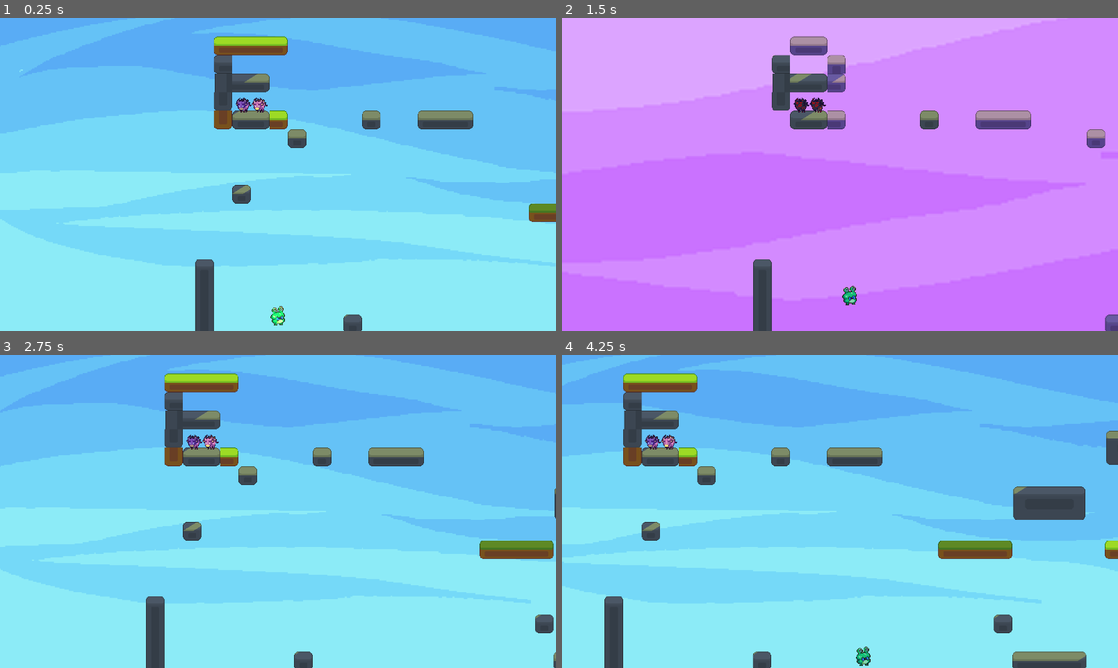
Above: before the commit, frames 1-4 (two rows, left to right).
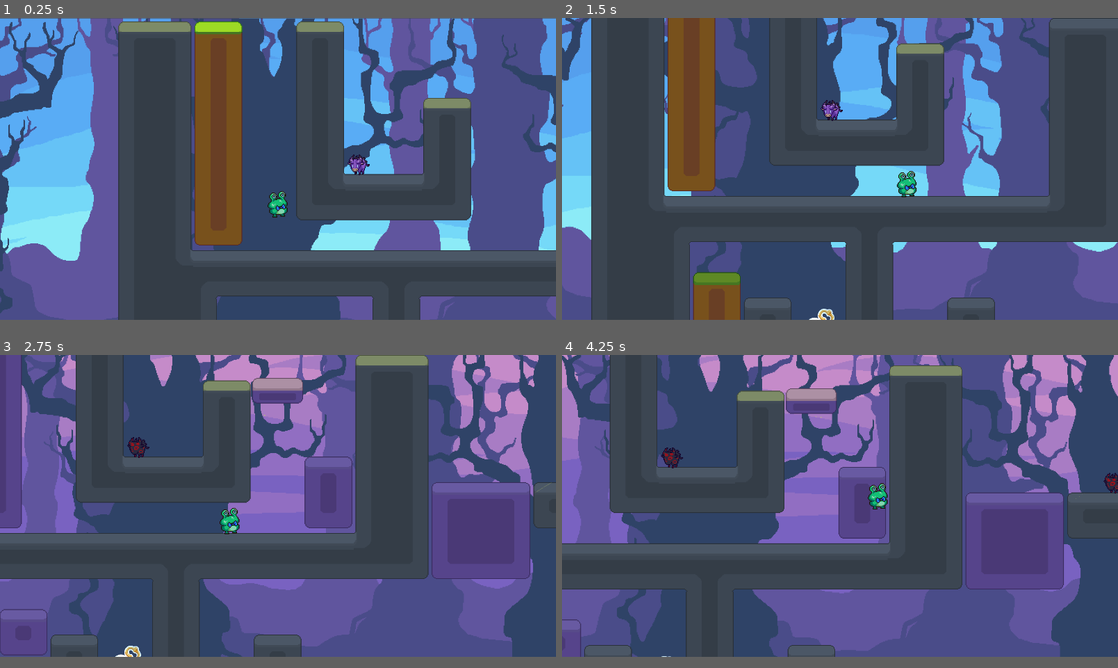
Above: after the commit, the same moments.

Repository: tjjoris/DEP_GoedWareJam
Game: Godot game, scene res://levels/level_jacob.tscn
Two runs of this game, one before a commit and one after it. Both use one fixed random seed, a clock stepped at 60 frames per second and the inputs below. Before the commit the project starts from res://levels/_level_blueprint.tscn.
Inputs:
- Up to frame 1 (0.25 s): no input
- Up to frame 2 (1.5 s): tap Enter at 0.5 s; hold E (phase_shift) 0.53-1.28 s; hold D (right) from 0.53 s (still down); tap Space (jump) at 0.77 s; tap E (phase_shift) at 1.35 s
- Up to frame 3 (2.75 s): tap Space (jump) at 1.52 s; release D (right) at 2.03 s; hold A (left) from 2.03 s (still down); hold E (phase_shift) from 2.03 s (still down)
- Up to frame 4 (4.25 s): release A (left) at 2.78 s; release E (phase_shift) at 2.78 s; hold D (right) from 2.78 s (still down); tap E (phase_shift) at 2.85 s; tap Space (jump) at 3.02, 3.77 s; hold E (phase_shift) from 3.53 s (still down)
In our replay, the window is 800x450 before the commit and 800x434 after it. These sizes can differ from the game's own. Grey fills any space a smaller window leaves; there, only what the larger window draws over its background counts as a difference.

The runs differ from the first frame. In frame 1, 83% of the frame differs, in the area x 0-100%, y 0-100%; in frame 2, 95%; in frame 3, 95%; in frame 4, 96%.

Commit message:
parallax background multi-layers and fixed display at 1600x760

Diff:
--- a/entity/player/player_basic.tscn
+++ b/entity/player/player_basic.tscn
@@ -23,11 +23,20 @@
 script = ExtResource("1_p721y")
 
 [node name="Camera2D" type="Camera2D" parent="."]
-offset = Vector2(0, -50)
 zoom = Vector2(2, 2)
-limit_top = 50
-limit_bottom = 0
+process_callback = 0
+limit_top = 0
+limit_bottom = 700
+limit_smoothed = true
 position_smoothing_enabled = true
+drag_horizontal_enabled = true
+drag_vertical_enabled = true
+drag_left_margin = 0.13
+drag_top_margin = 0.25
+drag_right_margin = 0.13
+drag_bottom_margin = 0.1
+editor_draw_limits = true
+editor_draw_drag_margin = true
 
 [node name="Sprite2D" type="Sprite2D" parent="."]
 texture_filter = 1
--- a/levels/BackgroundShift.gd
+++ b/levels/BackgroundShift.gd
@@ -1,16 +1,29 @@
 extends ParallaxBackground
 @export var bg_overworld = preload("res://levels/sprites/_bg_allmage.png")
 @export var bg_shadow = preload("res://levels/sprites/_bg_allmage_shadow.png")
+const BACKGROUND_SHADOWWORLD_0 = preload("res://levels/background/shadowworld/background_shadowworld_0.png")
+const BACKGROUND_SHADOWWORLD_1 = preload("res://levels/background/shadowworld/background_shadowworld_1.png")
+const BACKGROUND_SHADOWWORLD_2 = preload("res://levels/background/shadowworld/background_shadowworld_2.png")
+const BACKGROUND_SHADOWWORLD_3 = preload("res://levels/background/shadowworld/background_shadowworld_3.png")
 
-@onready var background_sprite: Sprite2D = $ParallaxLayer/BackgroundSprite
+@onready var background_sprite_0: Sprite2D = %BackgroundSprite_0
+@onready var background_sprite_1: Sprite2D = %BackgroundSprite_1
+@onready var background_sprite_2: Sprite2D = %BackgroundSprite_2
+@onready var background_sprite_3: Sprite2D = %BackgroundSprite_3
 
 
 func shift_to_shadow():
-	if bg_shadow != null && background_sprite:
-		background_sprite.texture = bg_shadow
+	if BACKGROUND_SHADOWWORLD_0:
+		background_sprite_0.texture = BACKGROUND_SHADOWWORLD_0
+		#background_sprite_1.texture = BACKGROUND_SHADOWWORLD_1
+		#background_sprite_2.texture = BACKGROUND_SHADOWWORLD_2
+		#background_sprite_3.texture = BACKGROUND_SHADOWWORLD_3
 		pass
 
 func shift_to_overworld():
-	if bg_overworld != null && background_sprite:
-		background_sprite.texture = bg_overworld
+	if background_sprite_0 != null && bg_overworld:
+		background_sprite_0.texture = bg_overworld
+		#background_sprite_1.texture = null
+		#background_sprite_2.texture = null
+		#background_sprite_3.texture = null
 		pass
--- a/levels/_level_blueprint.tscn
+++ b/levels/_level_blueprint.tscn
@@ -1,10 +1,9 @@
-[gd_scene load_steps=8 format=3 uid="uid://b4o3d6g8vi3xw"]
+[gd_scene load_steps=7 format=3 uid="uid://b4o3d6g8vi3xw"]
 
-[ext_resource type="Texture2D" path="res://levels/sprites/_bg_allmage.png" id="1_x0q85"]
 [ext_resource type="TileSet" uid="uid://be4dcol4vab32" path="res://levels/tilemap/_level_blueprint.tres" id="2_3ug4t"]
 [ext_resource type="Script" path="res://levels/PhaseShifter.gd" id="2_la6m4"]
+[ext_resource type="PackedScene" uid="uid://be1h7270jb3k7" path="res://levels/background/parallax_background.tscn" id="2_tl852"]
 [ext_resource type="PackedScene" uid="uid://dk2uj6ba805pf" path="res://entity/player/player_basic.tscn" id="3_0sdug"]
-[ext_resource type="Script" path="res://levels/BackgroundShift.gd" id="3_5nggg"]
 [ext_resource type="PackedScene" uid="uid://b5mkvrjb3e5c5" path="res://entity/enemy/babi.tscn" id="7_onrhr"]
 [ext_resource type="PackedScene" uid="uid://65ndbjymj4ni" path="res://systems/kill_floor.tscn" id="7_x3klm"]
 
@@ -18,18 +17,7 @@
 texture_filter = 1
 color = Color(0.715373, 0.829394, 0.971375, 1)
 
-[node name="ParallaxBackground" type="ParallaxBackground" parent="."]
-script = ExtResource("3_5nggg")
-
-[node name="ParallaxLayer" type="ParallaxLayer" parent="ParallaxBackground"]
-texture_filter = 1
-motion_scale = Vector2(0.5, 0.5)
-
-[node name="BackgroundSprite" type="Sprite2D" parent="ParallaxBackground/ParallaxLayer"]
-texture_filter = 1
-position = Vector2(597, 331)
-scale = Vector2(2, 2)
-texture = ExtResource("1_x0q85")
+[node name="ParallaxBackground" parent="." instance=ExtResource("2_tl852")]
 
 [node name="TileMap" type="TileMap" parent="."]
 texture_filter = 1
--- /dev/null
+++ b/levels/background/parallax_background.tscn
@@ -0,0 +1,54 @@
+[gd_scene load_steps=6 format=3 uid="uid://be1h7270jb3k7"]
+
+[ext_resource type="Script" path="res://levels/BackgroundShift.gd" id="1_shq5h"]
+[ext_resource type="Texture2D" uid="uid://ber5wqgmkjdef" path="res://levels/sprites/_bg_allmage.png" id="2_533pw"]
+[ext_resource type="Texture2D" uid="uid://dc3eu3q7ikei7" path="res://levels/background/shadowworld/background_shadowworld_1.png" id="2_ky4wc"]
+[ext_resource type="Texture2D" uid="uid://b4ayqts8y72a1" path="res://levels/background/shadowworld/background_shadowworld_2.png" id="3_lewsv"]
+[ext_resource type="Texture2D" uid="uid://d1bmlyd3abnh3" path="res://levels/background/shadowworld/background_shadowworld_3.png" id="4_gkqvs"]
+
+[node name="ParallaxBackground" type="ParallaxBackground"]
+script = ExtResource("1_shq5h")
+
+[node name="ParallaxLayer_0" type="ParallaxLayer" parent="."]
+texture_filter = 1
+motion_scale = Vector2(0.2, 0.2)
+motion_mirroring = Vector2(960, 0)
+
+[node name="BackgroundSprite_0" type="Sprite2D" parent="ParallaxLayer_0"]
+unique_name_in_owner = true
+texture_filter = 1
+texture = ExtResource("2_533pw")
+centered = false
+
+[node name="ParallaxLayer_1" type="ParallaxLayer" parent="."]
+texture_filter = 1
+motion_scale = Vector2(0.3, 0.3)
+motion_mirroring = Vector2(960, 0)
+
+[node name="BackgroundSprite_1" type="Sprite2D" parent="ParallaxLayer_1"]
+unique_name_in_owner = true
+texture_filter = 1
+texture = ExtResource("2_ky4wc")
+centered = false
+
+[node name="ParallaxLayer_2" type="ParallaxLayer" parent="."]
+texture_filter = 1
+motion_scale = Vector2(0.4, 0.4)
+motion_mirroring = Vector2(960, 0)
+
+[node name="BackgroundSprite_2" type="Sprite2D" parent="ParallaxLayer_2"]
+unique_name_in_owner = true
+texture_filter = 1
+texture = ExtResource("3_lewsv")
+centered = false
+
+[node name="ParallaxLayer_3" type="ParallaxLayer" parent="."]
+texture_filter = 1
+motion_scale = Vector2(0.5, 0.5)
+motion_mirroring = Vector2(960, 0)
+
+[node name="BackgroundSprite_3" type="Sprite2D" parent="ParallaxLayer_3"]
+unique_name_in_owner = true
+texture_filter = 1
+texture = ExtResource("4_gkqvs")
+centered = false
--- a/levels/level_jacob.tscn
+++ b/levels/level_jacob.tscn
@@ -1,6 +1,7 @@
-[gd_scene load_steps=10 format=3 uid="uid://b45xw2ktcra6w"]
+[gd_scene load_steps=11 format=3 uid="uid://b45xw2ktcra6w"]
 
 [ext_resource type="PackedScene" uid="uid://b4o3d6g8vi3xw" path="res://levels/_level_blueprint.tscn" id="1_widja"]
+[ext_resource type="Texture2D" uid="uid://8i1xxomassgd" path="res://levels/background/shadowworld/background_shadowworld_0.png" id="2_pcm14"]
 [ext_resource type="Texture2D" uid="uid://dxkdd8ka8ja5j" path="res://levels/sprites/skyKey.png" id="3_7udai"]
 [ext_resource type="PackedScene" uid="uid://b5mkvrjb3e5c5" path="res://entity/enemy/babi.tscn" id="4_21on3"]
 [ext_resource type="Script" path="res://levels/SkyKey.gd" id="4_jmm64"]
@@ -16,12 +17,15 @@
 
 [node name="Level_Jacob" instance=ExtResource("1_widja")]
 
+[node name="ParallaxBackground" parent="." index="2"]
+bg_shadow = ExtResource("2_pcm14")
+
 [node name="TileMap" parent="." index="3"]
 layer_0/tile_data = PackedInt32Array(1245191, 196611, 0, 1245190, 131075, 0, 1245189, 65539, 0, 1245188, 131075, 0, 124 …(6383 unchanged characters)…
 layer_1/tile_data = PackedInt32Array(1179658, 196608, 0, 1179657, 65536, 0, 1179656, 0, 0, 1179650, 196608, 3, 1179649, …(6341 unchanged characters)…
 
 [node name="Player" parent="." index="4"]
-position = Vector2(107, 101)
+position = Vector2(107, 170)
 
 [node name="SmolCow" parent="." index="6"]
 position = Vector2(1073, 477)
@@ -102,3 +106,7 @@
 
 [connection signal="body_entered" from="SkyKey/Area2D" to="SkyKey" method="_on_area_2d_body_entered"]
 [connection signal="body_entered" from="HudPortalsTimewarpChamber/Area2D" to="HudPortalsTimewarpChamber" method="_on_area_2d_body_entered"]
+
+[editable path="Player"]
+[editable path="Player/HitBox"]
+[editable path="Player/HurtBox"]
--- a/levels/level_yan.tscn
+++ b/levels/level_yan.tscn
@@ -1,29 +1,11 @@
-[gd_scene load_steps=6 format=3 uid="uid://dg272lausbv01"]
+[gd_scene load_steps=5 format=3 uid="uid://dg272lausbv01"]
 
 [ext_resource type="PackedScene" uid="uid://b4o3d6g8vi3xw" path="res://levels/_level_blueprint.tscn" id="1_ahn3r"]
 [ext_resource type="Texture2D" uid="uid://cfva4awygiw7j" path="res://entity/small_sprite.png" id="2_1ldps"]
-[ext_resource type="Texture2D" uid="uid://ber5wqgmkjdef" path="res://levels/sprites/_bg_allmage.png" id="2_k2wy3"]
 [ext_resource type="PackedScene" uid="uid://b5mkvrjb3e5c5" path="res://entity/enemy/babi.tscn" id="3_m25sg"]
 [ext_resource type="Texture2D" uid="uid://dkle4jryc03sq" path="res://levels/props/prop_normalworld_tree2.png" id="4_b7yku"]
 
 [node name="Level_Yan" instance=ExtResource("1_ahn3r")]
-
-[node name="BackgroundSprite" parent="ParallaxBackground/ParallaxLayer" index="0"]
-position = Vector2(-169, 0)
-scale = Vector2(1, 1)
-offset = Vector2(480, 270)
-
-[node name="BackgroundSprite2" type="Sprite2D" parent="ParallaxBackground/ParallaxLayer" index="1"]
-texture_filter = 1
-position = Vector2(791, 0)
-texture = ExtResource("2_k2wy3")
-offset = Vector2(480, 270)
-
-[node name="BackgroundSprite3" type="Sprite2D" parent="ParallaxBackground/ParallaxLayer" index="2"]
-texture_filter = 1
-position = Vector2(-1127, 0)
-texture = ExtResource("2_k2wy3")
-offset = Vector2(480, 270)
 
 [node name="TileMap" parent="." index="3"]
 position = Vector2(0, -105)
@@ -33,40 +15,40 @@
 [node name="Player" parent="." index="4"]
 position = Vector2(-133, 199)
 
-[node name="SmolCow" parent="." index="6"]
-position = Vector2(26, 307)
-
-[node name="SmolCow4" parent="." index="7" node_paths=PackedStringArray("overworld_state", "shadow_realm_state") instance=ExtResource("3_m25sg")]
+[node name="SmolCow4" parent="." index="5" node_paths=PackedStringArray("overworld_state", "shadow_realm_state") instance=ExtResource("3_m25sg")]
 position = Vector2(566, 209)
 overworld_state = NodePath("../SmolCow/OverworldState")
 shadow_realm_state = NodePath("../SmolCow/ShadowRealmState")
 
-[node name="SmolCow2" parent="." index="8"]
-position = Vector2(214, 212)
+[node name="SmolCow" parent="." index="7"]
+position = Vector2(26, 307)
 
-[node name="SmolCow3" parent="." index="9"]
-position = Vector2(128, 275)
-
-[node name="SmallSprite" type="Sprite2D" parent="." index="10"]
+[node name="SmallSprite" type="Sprite2D" parent="." index="8"]
 position = Vector2(337, 174)
 texture = ExtResource("2_1ldps")
 
-[node name="SmallSprite2" type="Sprite2D" parent="." index="11"]
+[node name="SmallSprite2" type="Sprite2D" parent="." index="9"]
 position = Vector2(860, 366)
 texture = ExtResource("2_1ldps")
 
-[node name="SmallSprite4" type="Sprite2D" parent="." index="12"]
+[node name="SmallSprite4" type="Sprite2D" parent="." index="10"]
 position = Vector2(1226, 368)
 texture = ExtResource("2_1ldps")
 
-[node name="SmallSprite3" type="Sprite2D" parent="." index="13"]
+[node name="SmallSprite3" type="Sprite2D" parent="." index="11"]
 position = Vector2(578, 306)
 texture = ExtResource("2_1ldps")
 
-[node name="PropNormalworldTree2" type="Sprite2D" parent="." index="14"]
+[node name="PropNormalworldTree2" type="Sprite2D" parent="." index="12"]
 position = Vector2(958, 287)
 texture = ExtResource("4_b7yku")
 
-[node name="PropNormalworldTree3" type="Sprite2D" parent="." index="15"]
+[node name="PropNormalworldTree3" type="Sprite2D" parent="." index="13"]
 position = Vector2(427, 314)
 texture = ExtResource("4_b7yku")
+
+[node name="SmolCow2" parent="." index="14"]
+position = Vector2(214, 212)
+
+[node name="SmolCow3" parent="." index="15"]
+position = Vector2(128, 275)
--- a/project.godot
+++ b/project.godot
@@ -11,7 +11,7 @@
 [application]
 
 config/name="DEP_GoedWareJam"
-run/main_scene="res://levels/_level_blueprint.tscn"
+run/main_scene="res://levels/level_jacob.tscn"
 config/features=PackedStringArray("4.2", "GL Compatibility")
 config/icon="res://icon.svg"
 
@@ -21,10 +21,10 @@
 
 [display]
 
-window/size/viewport_width=1920
-window/size/viewport_height=1080
-window/stretch/mode="viewport"
-window/stretch/aspect="expand"
+window/size/viewport_width=1400
+window/size/viewport_height=760
+window/stretch/mode="canvas_items"
+window/stretch/aspect="ignore"
 window/stretch/scale_mode="integer"
 
 [input]
Not shown, added: Builds/1232x675/index.apple-touch-icon.png.import
Not shown, added: Builds/1232x675/index.icon.png.import
Not shown, added: Builds/1232x675/index.png.import
Not shown, added: Builds/1400x760/index.apple-touch-icon.png.import
Not shown, added: Builds/1400x760/index.icon.png.import
Not shown, added: Builds/1400x760/index.png.import
Not shown, added: Builds/fullscreenTest/index.apple-touch-icon.png.import
Not shown, added: Builds/fullscreenTest/index.icon.png.import
Not shown, added: Builds/fullscreenTest/index.png.import
Binary file added: levels/background/shadowworld/background_shadowworld_0.png
Not shown, added: levels/background/shadowworld/background_shadowworld_0.png.import
Binary file added: levels/background/shadowworld/background_shadowworld_1.png
(and 36 more such lines)
